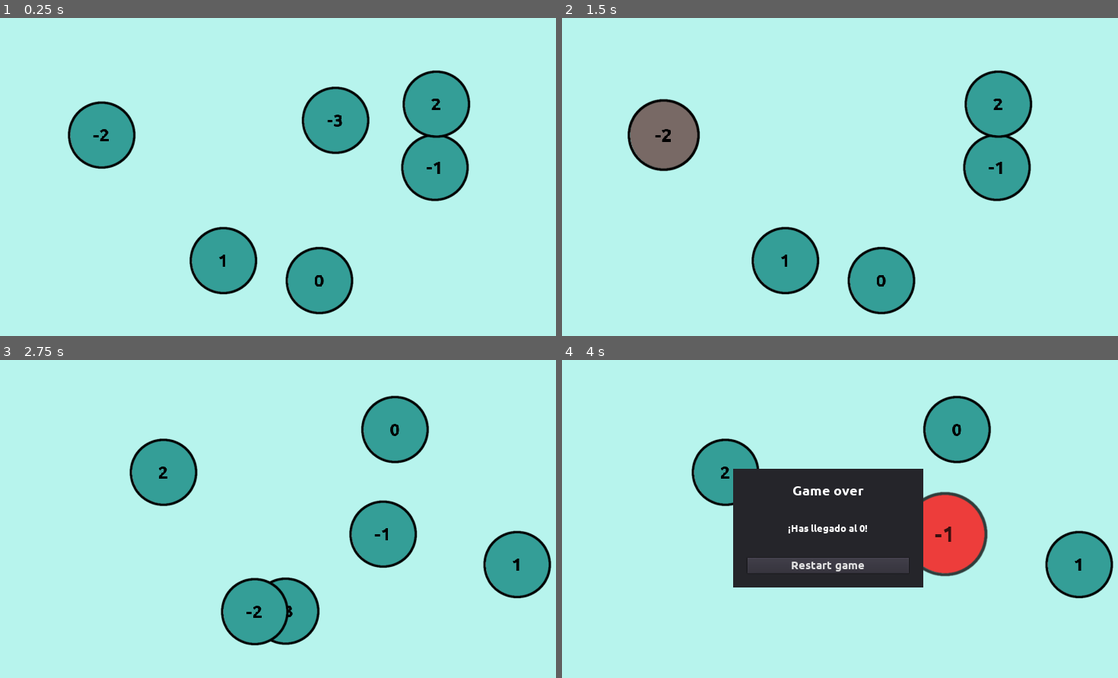
Above: before the commit, frames 1-4 (two rows, left to right).
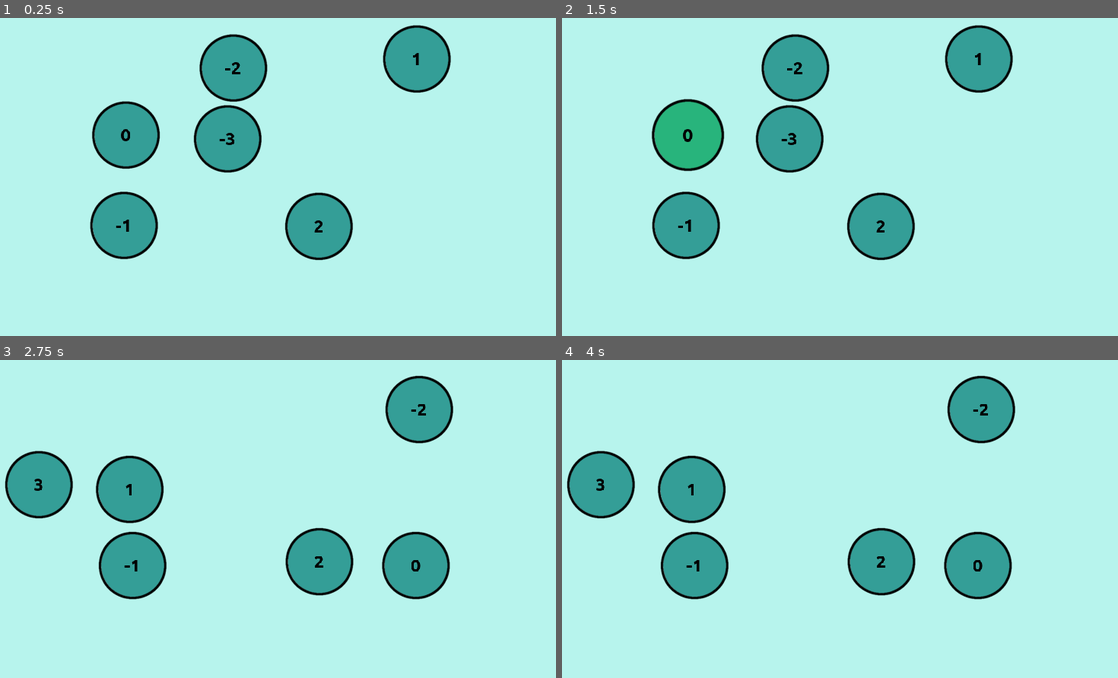
Above: after the commit, the same moments.

Repository: moisesjbc/contando-hasta-100
Game: Godot game, scene res://gameplay/main/main.tscn
Two runs of this game, one before a commit and one after it. Both use one fixed random seed, a clock stepped at 60 frames per second and the inputs below.
Inputs (mouse positions are in pixels of both pictures, inside the frame that each line leads up to):
- Up to frame 1 (0.25 s): no input
- Up to frame 2 (1.5 s): tap Enter at 0.5 s; move the mouse to (895, 119) at 0.52 s; click (895, 119) at 0.67 s; move the mouse to (662, 135) at 1.27 s; click (662, 135) at 1.42 s
- Up to frame 3 (2.75 s): click (266, 566) at 2 s, where only the run before the commit has a clickable "Restart game"
- Up to frame 4 (4 s): tap Space at 2.75 s; move the mouse to (817, 611) at 2.77 s; click (817, 611) at 2.92 s; move the mouse to (945, 534) at 3.52 s; click (945, 534) at 3.67 s

The runs differ from the first frame. In frame 1, 22% of the frame differs, in the area x 12-85%, y 2-94%; in frame 2, 21%; in frame 3, 20%; in frame 4, 28%, in the area x 0-100%, y 4-76%.

Commit message:
Minimize collisions when respawning balls

Diff:
--- a/godot-project/gameplay/balls_manager/balls_manager.gd
+++ b/godot-project/gameplay/balls_manager/balls_manager.gd
@@ -9,12 +9,28 @@
 	right_value = new_right_value
 	reset()
 
+var all_respawn_positions = []
+var free_respawn_positions = []
+
+func _ready():
+	var N_HORIZONTAL_DIVISIONS = 5
+	var N_VERTICAL_DIVISIONS = 3
+
+	var horizontal_offset = int($respawn_region/bottom_right_coner.global_position.x - $respawn_region/top_left_corner.global_position.x) / N_HORIZONTAL_DIVISIONS
+	var vertical_offset = int($respawn_region/bottom_right_coner.global_position.y - $respawn_region/top_left_corner.global_position.y) / N_VERTICAL_DIVISIONS
+
+	for vertical_index in range(0, N_VERTICAL_DIVISIONS):
+		for horizontal_index in range(0, N_HORIZONTAL_DIVISIONS):
+			all_respawn_positions.append(Vector2(
+				$respawn_region/top_left_corner.global_position.x + horizontal_index * horizontal_offset,
+				$respawn_region/top_left_corner.global_position.y + vertical_index * vertical_offset
+			))
+
+	reset()
+
 
 func reset():
-	var SRC_X = 200
-	var DST_X = 1080
-
-	randomize()
+	free_respawn_positions = [] + all_respawn_positions
 
 	for ball in $balls.get_children():
 		$balls.remove_child(ball)
@@ -29,13 +45,18 @@
 
 
 func _get_random_respawn_position():
+	randomize()
+
+	var respawn_position_index = randi() % len(free_respawn_positions)
+	var respawn_position = free_respawn_positions[respawn_position_index]
+	free_respawn_positions.remove(respawn_position_index)
+
+	var random_offset = 15
+
 	return Vector2(
-		$respawn_region/top_left_corner.global_position.x + randi() % int($respawn_region/bottom_right_coner.global_position.x - $respawn_region/top_left_corner.global_position.x),
-		$respawn_region/top_left_corner.global_position.y + randi() % int($respawn_region/bottom_right_coner.global_position.y - $respawn_region/top_left_corner.global_position.y)
+		respawn_position.x -random_offset + randi() % (random_offset * 2),
+		respawn_position.y -random_offset + randi() % (random_offset * 2)
 	)
-
-func _ready():
-	reset()
 
 func _on_numeric_ball_selected(selected_ball):
 	emit_signal("number_selected", selected_ball.value)
--- a/godot-project/gameplay/balls_manager/balls_manager.tscn
+++ b/godot-project/gameplay/balls_manager/balls_manager.tscn
@@ -10,7 +10,7 @@
 [node name="respawn_region" type="Node2D" parent="."]
 
 [node name="top_left_corner" type="Position2D" parent="respawn_region"]
-position = Vector2( 110, 117 )
+position = Vector2( 150, 100 )
 
 [node name="bottom_right_coner" type="Position2D" parent="respawn_region"]
 position = Vector2( 1170, 599 )
